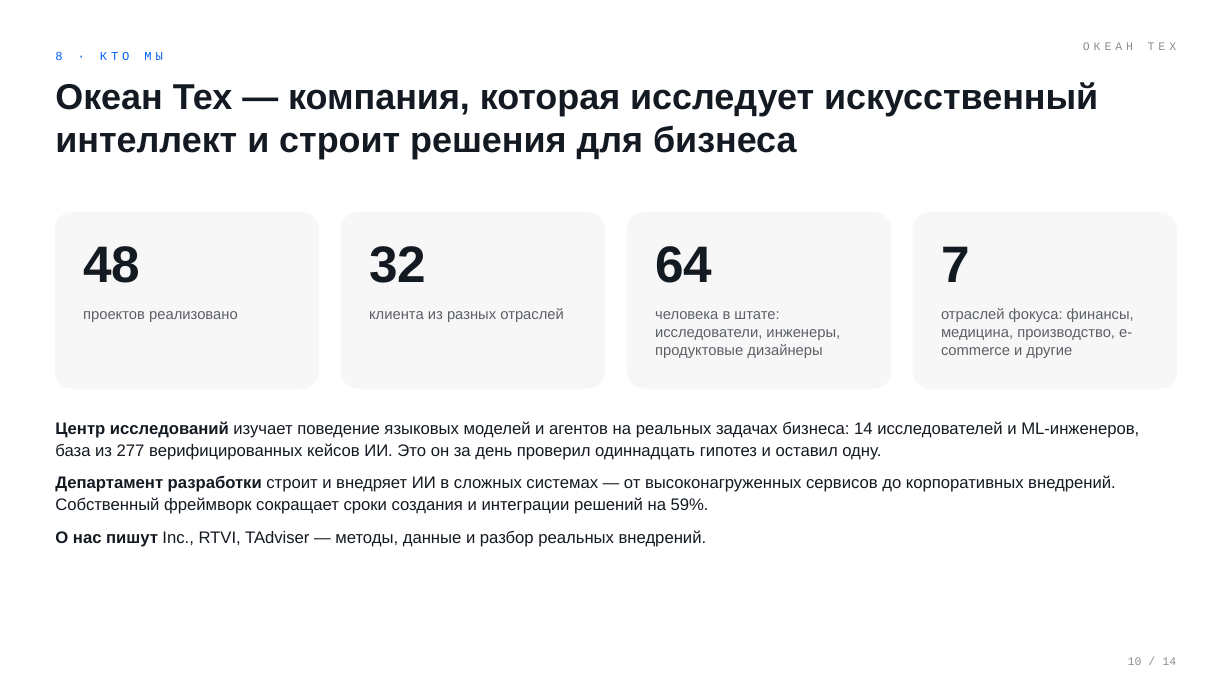
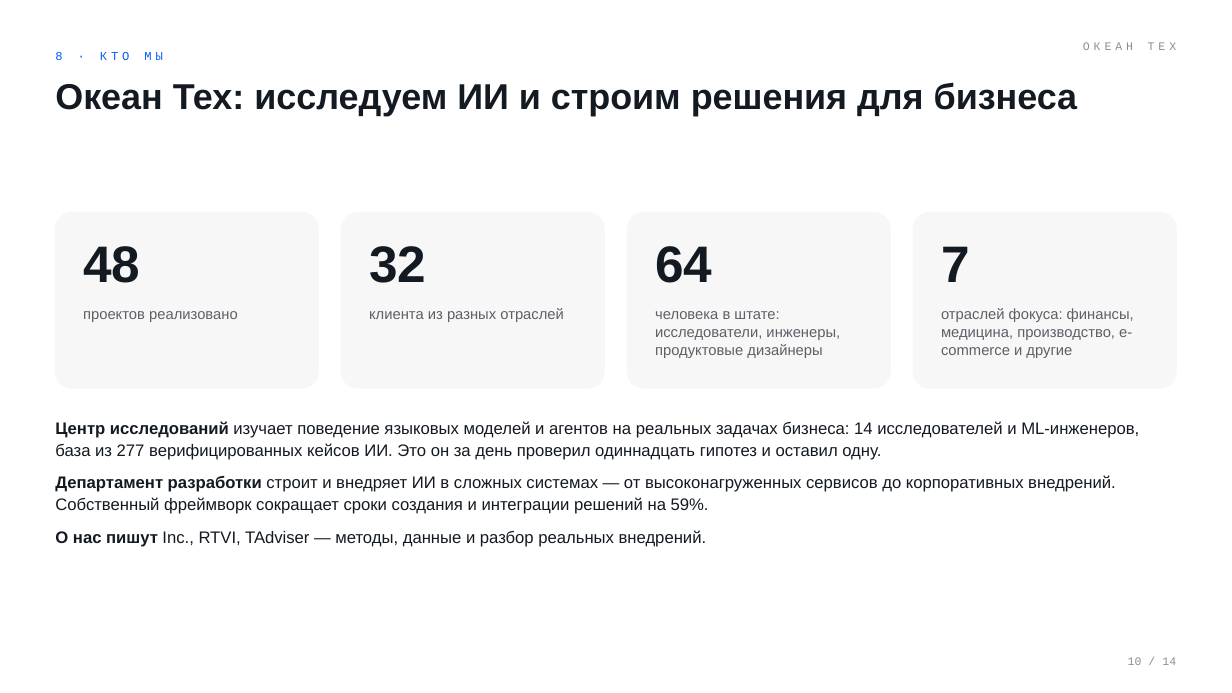
Before and after one commit to komoroshin/research, a slide deck: slide 10 of ai-case-library/research/ventures/grid-plain-deck.pptx. Drawn at 1232x693 pixels with LibreOffice and Linux fonts; fonts in the diff are those of the drawing. Boxes give left, top, right and bottom in pixels: in the first picture for what was removed or moved away, otherwise in the second. Text is boxed around its words. In the diff, an @@ line names an element or a change of style, - is before the commit and + after.

```diff
--- a/ai-case-library/research/ventures/grid-plain-deck.pptx
+++ b/ai-case-library/research/ventures/grid-plain-deck.pptx
@@ text at (55, 82, 1078, 116): text changed @@
-Океан Тех — компания, которая исследует искусственный интеллект и строит решения для бизнеса
+Океан Тех: исследуем ИИ и строим решения для бизнеса
```
Also in this commit, not shown: 8 other slides changed, 2 other files.
